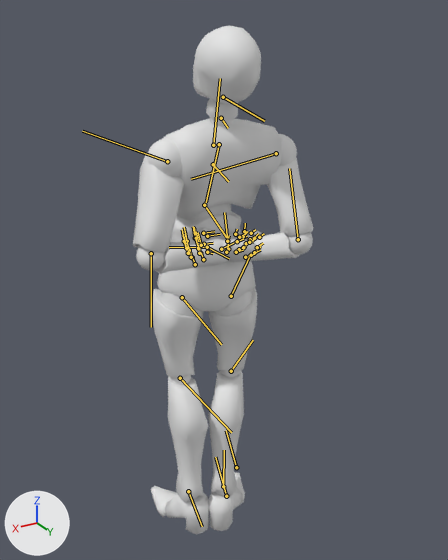
An edit to the FBX model BUTLERGUILLOTINE_UnityProject/Assets/Animation/Butler/NoStuff/IdleLookFar.fbx, drawn before and after from the same camera.
Camera for both pictures: a camera (50 mm lens) standing at (0.809, 1.394, 1.52) and looking at (-0.022, 0.008, 0.827). Every picture has the same lights, and +X, +Y and +Z are marked at lower left. The first picture is the older version. Both versions are drawn at frame 84 of the action 'Take 001'; the numbers are the values there. The bones that change, and the others that lie on the model, are drawn over the model as lines.

In view in the first picture: 'Terrence'.
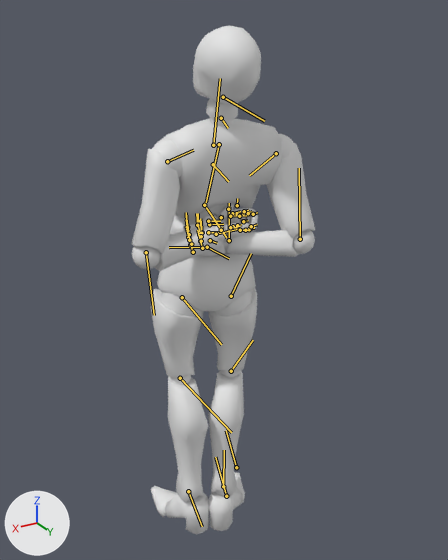
What differs and where, as boxes (x1, y1, x2, y2) in the pictures (448 x 560 px):
'Terrence', posed: before (133, 25, 313, 534); after (131, 25, 315, 534)
bone 'Terrence_R_Arm_Arm', root to tip: before (276, 153) to (191, 179); after (276, 153) to (249, 175)
bone 'Terrence_R_Arm_Forearm', root to tip: before (298, 239) to (289, 168); after (300, 239) to (299, 168)
bone 'Terrence_L_Arm_Arm', root to tip: before (167, 161) to (82, 131); after (167, 161) to (193, 150)
bone 'Terrence_L_Arm_Forearm', root to tip: before (151, 253) to (151, 327); after (146, 252) to (154, 315)

The change in detail:
Bone 'Terrence_R_Arm_Arm' (bone_terrence_r_arm_arm) turns from (-148, 44, -64) to (-75, 44, -64) degrees about its own x, y and z.
Bone 'Terrence_R_Arm_Forearm' (bone_terrence_r_arm_forearm) turns from (4, -11, 84) to (48, 65, 125) degrees about its own x, y and z.
Bone 'Terrence_L_Arm_Arm' (bone_terrence_l_arm_arm) turns from (140, 49, 39) to (68, 50, 39) degrees about its own x, y and z.
Bone 'Terrence_L_Arm_Forearm' (bone_terrence_l_arm_forearm) turns from (2, 12, -93) to (120, 121, 20) degrees about its own x, y and z.
